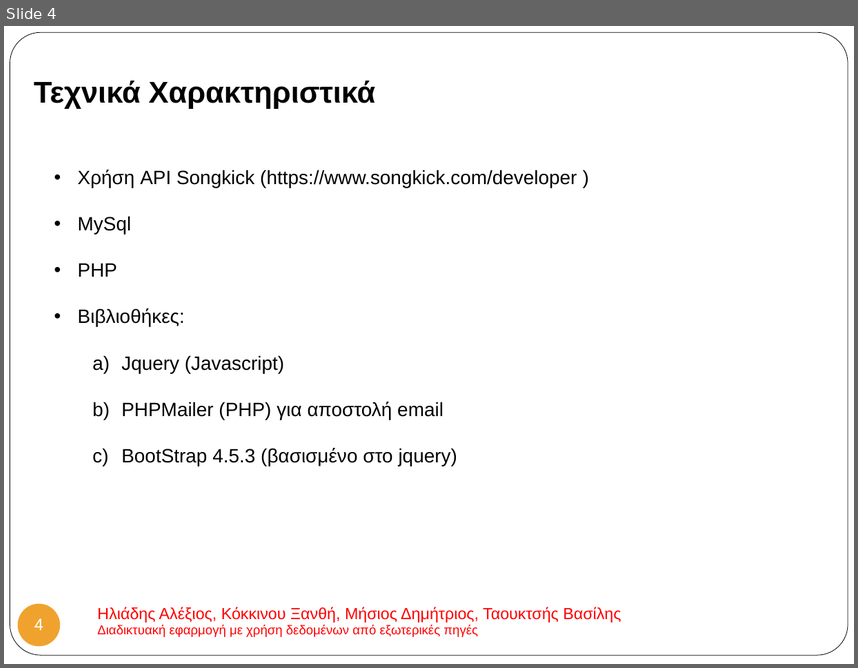
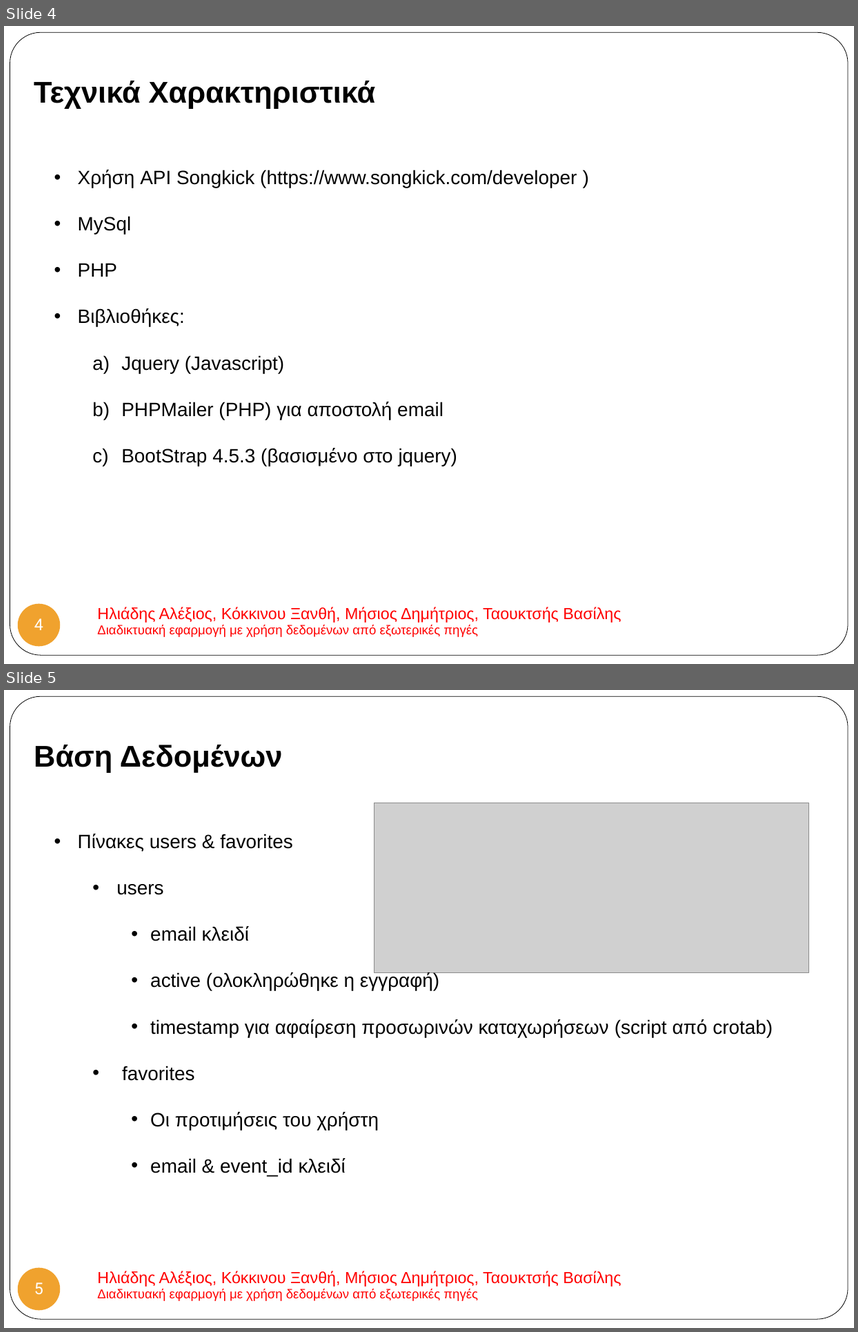
Before and after one commit to iee-ihu-gr-coursem102/WebEng20_group9_CSearch, a slide deck: Παρουσίαση Group9-Csearch.pptx. Shown one above the other, each under a label of ours: slide 4 before the commit, slides 4 and 5 after it. The pictures are 858x668 and 858x1332 pixels, drawn with LibreOffice and Linux fonts; fonts in the diff are those of the drawing; grey boxes stand for pictures. Boxes give left, top, right and bottom in pixels: in the first picture for what was removed or moved away, otherwise in the second. Text is boxed around its words. In the diff, an @@ line names an element or a change of style, - is before the commit and + after.

```diff
--- a/Παρουσίαση Group9-Csearch.pptx
+++ b/Παρουσίαση Group9-Csearch.pptx
@@ slide 5 added at (4,690,854,1328), background #FFFFFF; not listed: 1 template element that a slide beside it also shows @@
@@ text added at (34,745,283,773), 28 pt, text #000000, bold @@
+Βάση Δεδομένων
@@ picture added at (375,802,809,972) @@
@@ text added at (78,834,773,1176), 18 pt, text #000000 @@
+• Πίνακες users & favorites
+  • users
+    • email κλειδί
+    • active (ολοκληρώθηκε η εγγραφή)
+    • timestamp για αφαίρεση προσωρινών καταχωρήσεων (script από crotab)
+  • favorites
+    • Οι προτιμήσεις του χρήστη
+    • email & event_id κλειδί
@@ page number added at (18,1268,61,1310), fill #F0A22E, 15 pt, text #FFFFFF @@
+5
@@ text added at (97,1270,621,1301), 15 pt, text #FF0000 @@
+Ηλιάδης Αλέξιος, Κόκκινου Ξανθή, Μήσιος Δημήτριος, Ταουκτσής Βασίλης
+Διαδικτυακή εφαρμογή με χρήση δεδομένων από εξωτερικές πηγές
```
Also in this commit, not shown: 1 other file.
